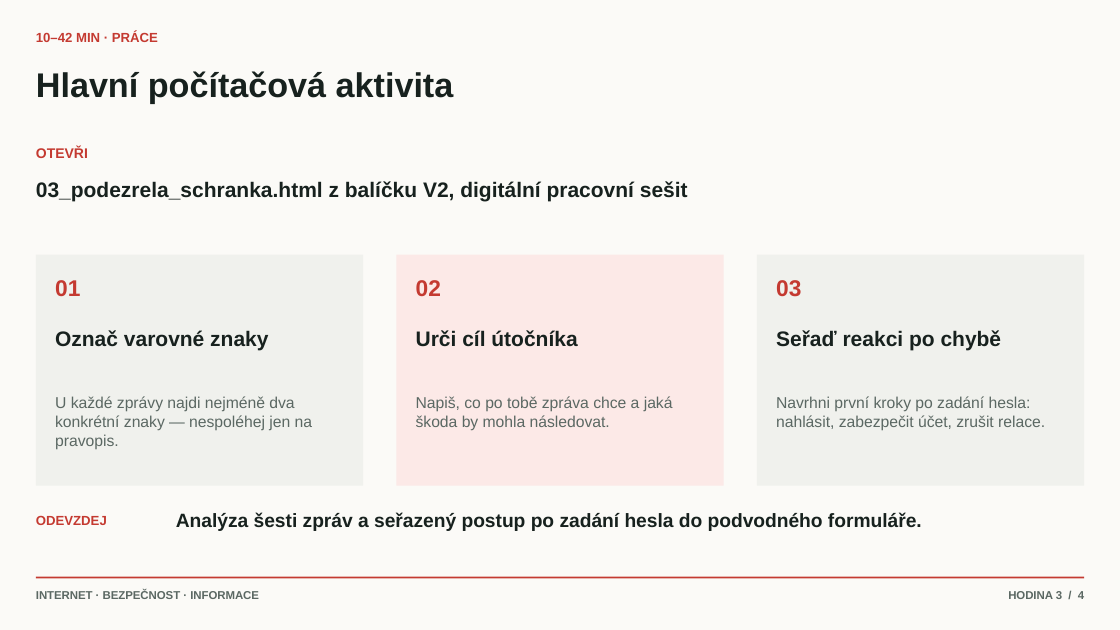
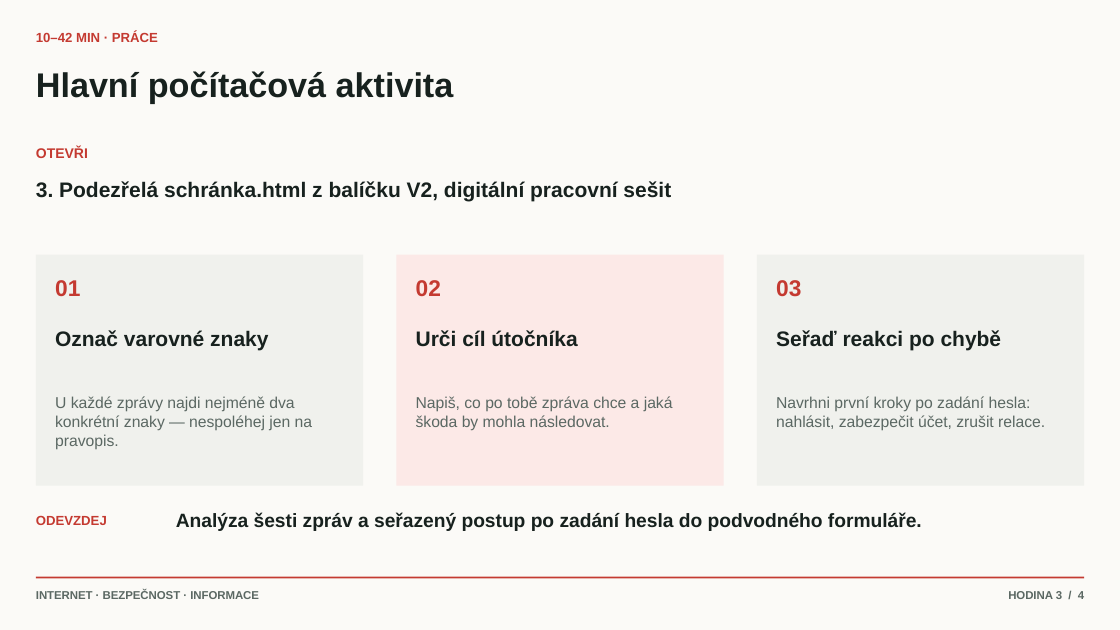
Before and after one commit to hlaska18/karel_hlas-web, a slide deck: slide 4 of public/materialy/1L/7/Prezentace k hodinám/3. Kybernetické hrozby a phishing.pptx. Drawn at 1120x630 pixels with LibreOffice and Linux fonts; fonts in the diff are those of the drawing. Boxes give left, top, right and bottom in pixels: in the first picture for what was removed or moved away, otherwise in the second. Text is boxed around its words. In the diff, an @@ line names an element or a change of style, - is before the commit and + after.

```diff
--- a/public/materialy/1L/7/Prezentace k hodinám/3. Kybernetické hrozby a phishing.pptx
+++ b/public/materialy/1L/7/Prezentace k hodinám/3. Kybernetické hrozby a phishing.pptx
@@ text at (36, 181, 671, 202): text changed @@
-03_podezrela_schranka.html z balíčku V2, digitální pracovní sešit
+3. Podezřelá schránka.html z balíčku V2, digitální pracovní sešit
```
Also in this commit, not shown: 28 other files.
